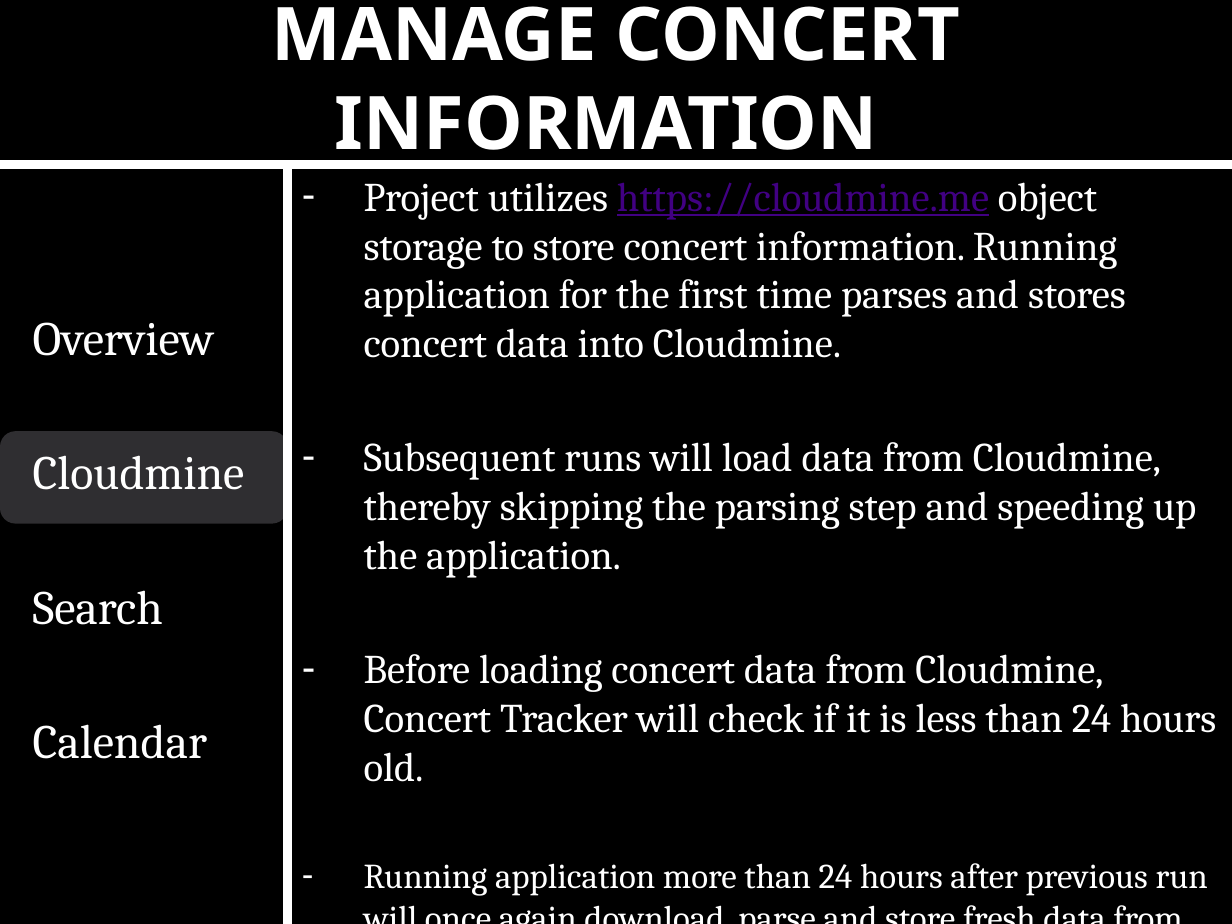
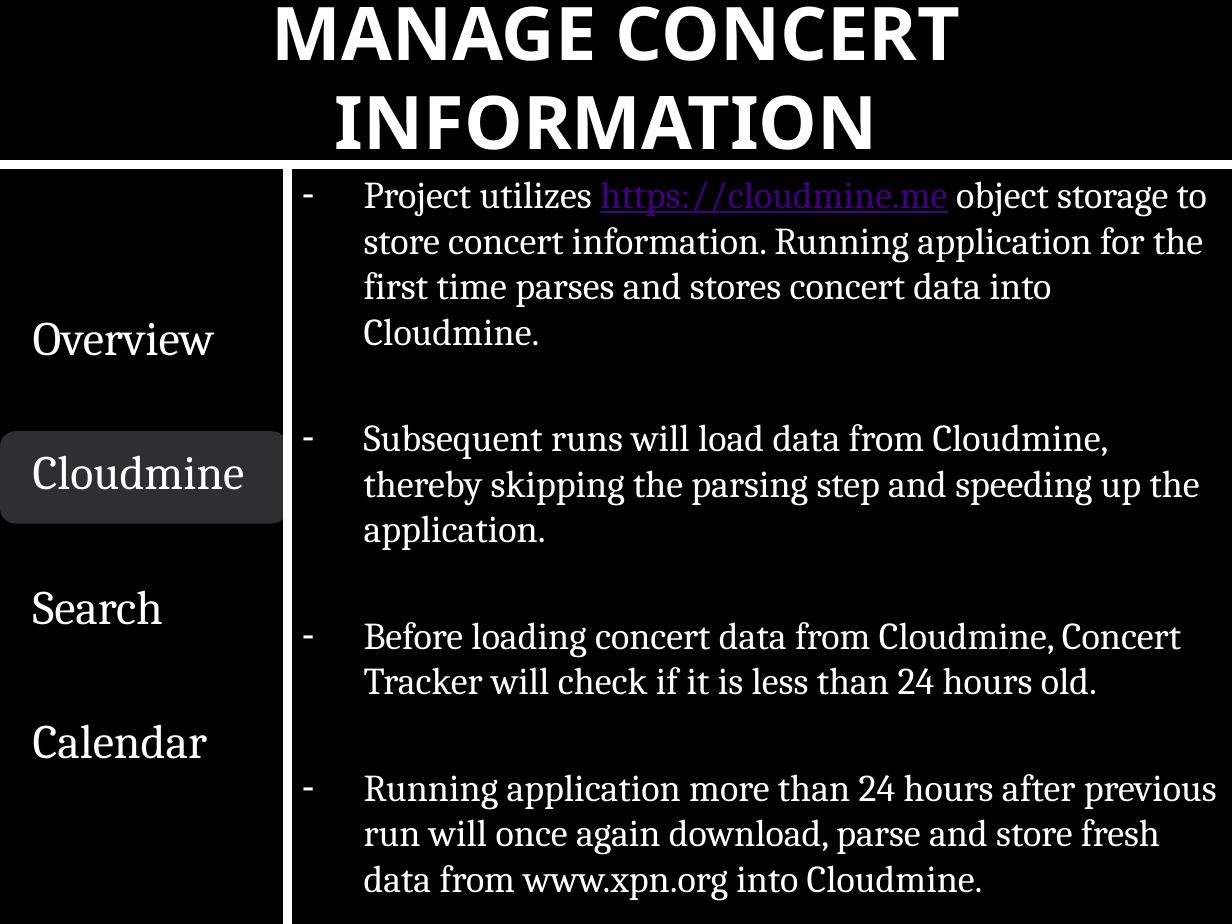
Before and after one commit to times05/Concert_Calendar, a slide deck: slide 5 of Concert Calendar Presentation.pptx. Drawn at 1232x924 pixels with LibreOffice and Linux fonts; fonts in the diff are those of the drawing; background and template pictures are left out. Boxes give left, top, right and bottom in pixels: in the first picture for what was removed or moved away, otherwise in the second. Text is boxed around its words. In the diff, an @@ line names an element or a change of style, - is before the commit and + after.

```diff
--- a/Concert Calendar Presentation.pptx
+++ b/Concert Calendar Presentation.pptx
@@ text "Project utilizes https://cloudmine.me object storage ..." at [364,181,1217,901]: size 23.8 to 22.2 pt in "Project utilizes https://cloudmine.me object storage to stor ...", "Subsequent runs will load data from Cloudmine, ...", "Before loading concert data from Cloudmine, Concert ..."; size 20.4 to 22.2 pt in "Running application more than 24 hours after ..." @@
```
Also in this commit, not shown: 6 other slides changed, 1 slide added, 2 slides removed.
